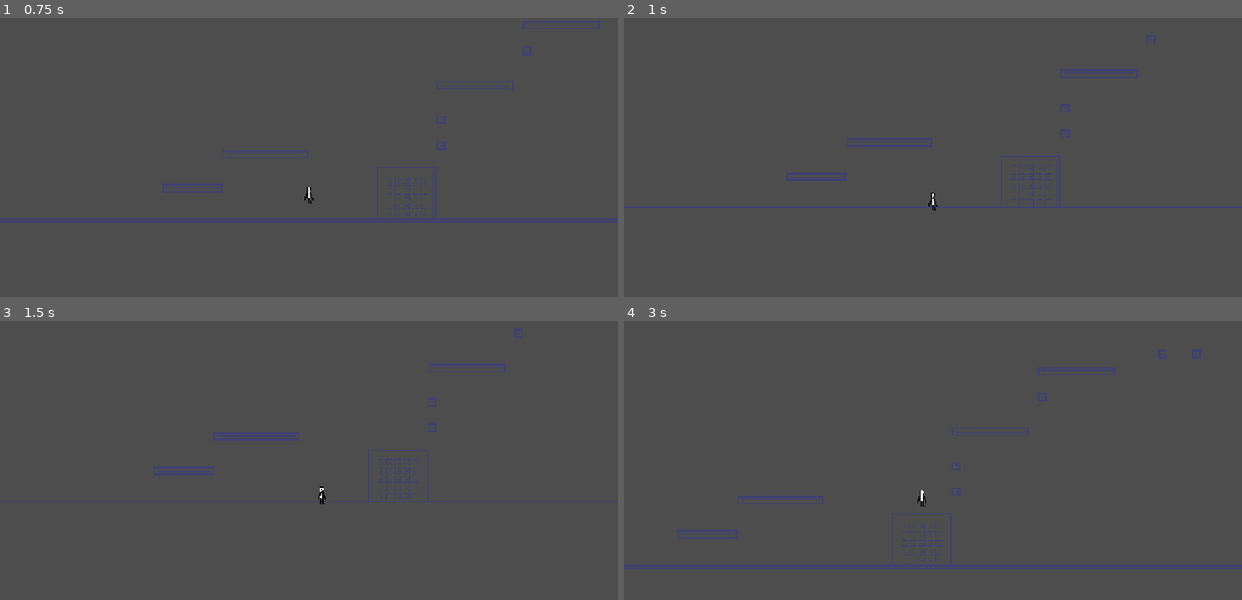
Above: before the commit, frames 1-4 (two rows, left to right).
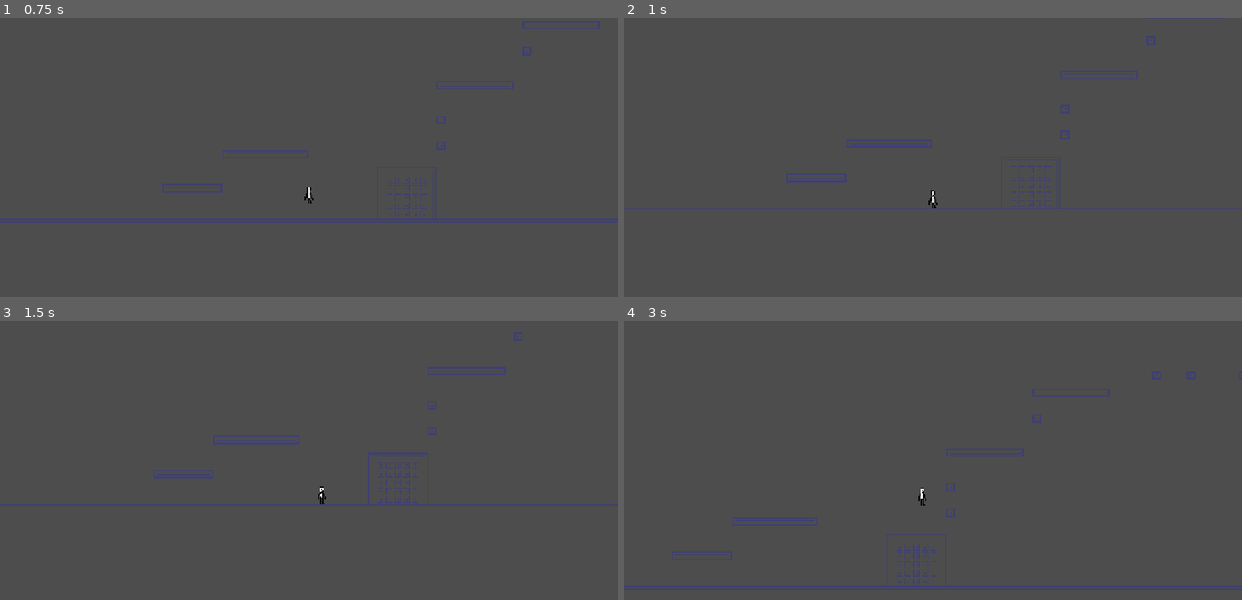
Above: after the commit, the same moments.

Repository: pixerhp/GMTK-2026
Game: Godot game, scene res://scenes/main_menu.tscn
Two runs of this game, one before a commit and one after it. Both use one fixed random seed, a clock stepped at 60 frames per second and the inputs below. The engine's default icon, where the game draws it, is replaced by a stand-in: a white triangle on a blue panel in a dark square.
Inputs:
- Up to frame 1 (0.75 s): click "Play" at 0.5 s
- Up to frame 2 (1 s): no input
- Up to frame 3 (1.5 s): hold D (right) from 1.28 s (still down)
- Up to frame 4 (3 s): tap Space (jump) at 1.52, 2.27 s; release D (right) at 2.78 s; hold A (left) from 2.78 s (still down)

Frame 1 is identical in both runs. In frame 2, 2.1% of the frame differs, in the area x 0-100%, y 0-69%; in frame 3, 2.2%; in frame 4, 4.9%, in the area x 0-100%, y 10-97%.

Commit message:
Re-adjust ledge grab checks

Diff:
--- a/scenes/player.tscn
+++ b/scenes/player.tscn
@@ -4,6 +4,7 @@
 [ext_resource type="Texture2D" uid="uid://cc052d8pl0jx" path="res://assets/placeholder_art/placeholder_player.png" id="2_g2els"]
 
 [sub_resource type="RectangleShape2D" id="RectangleShape2D_ydybj"]
+size = Vector2(16, 32)
 
 [node name="Player" type="CharacterBody2D" unique_id=1697917956]
 script = ExtResource("1_3vyb7")
@@ -17,17 +18,17 @@
 region_rect = Rect2(0, 0, 16, 32)
 
 [node name="LedgeRightUpperCheck" type="RayCast2D" parent="." unique_id=860445500]
-position = Vector2(10, -13)
+position = Vector2(8, -15)
 target_position = Vector2(10, 0)
 
 [node name="LedgeRightLowerCheck" type="RayCast2D" parent="." unique_id=1114469347]
-position = Vector2(10, -9)
+position = Vector2(8, -11)
 target_position = Vector2(10, 0)
 
 [node name="LedgeLeftUpperCheck" type="RayCast2D" parent="." unique_id=1186413911]
-position = Vector2(-10, -13)
+position = Vector2(-8, -15)
 target_position = Vector2(-10, 0)
 
 [node name="LedgeLeftLowerCheck" type="RayCast2D" parent="." unique_id=1764576627]
-position = Vector2(-10, -9)
+position = Vector2(-8, -11)
 target_position = Vector2(-10, 0)
